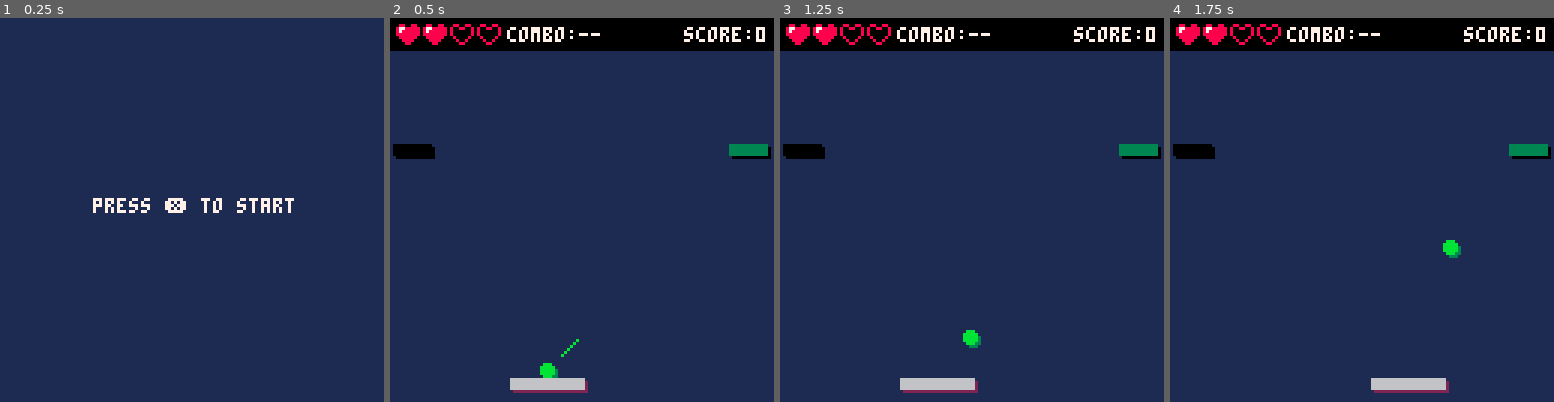
Above: before the commit, frames 1-4 (left to right).
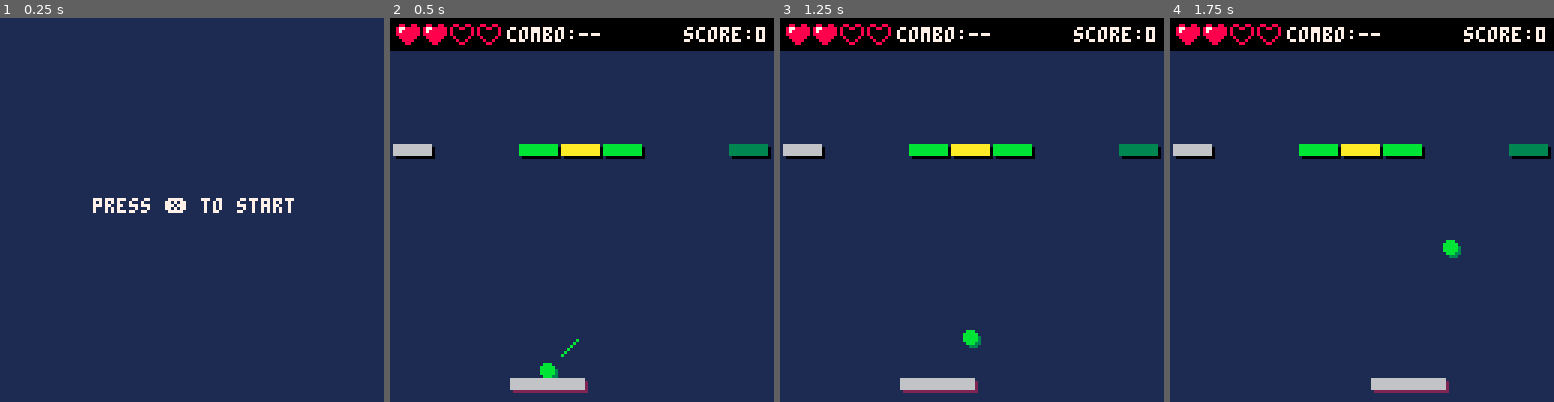
Above: after the commit, the same moments.

Repository: mattmuroya/pico-8
Game: PICO-8 cartridge carts/breakout/breakout.p8
Two runs of this game, one before a commit and one after it. Both use one fixed random seed, a clock stepped at 60 frames per second and the inputs below.
Inputs:
- Up to frame 1 (0.25 s): no input
- Up to frame 2 (0.5 s): tap X (X key) at 0.33 s
- Up to frame 3 (1.25 s): tap X (X key) at 1.07 s
- Up to frame 4 (1.75 s): hold Right from 1.6 s (still down)

Frame 1 is identical in both runs. In frame 2, 1.6% of the frame differs, in the area x 0-67%, y 32-37%; in frame 3, 1.6%; in frame 4, 1.6%.

Commit message:
Refactor `bricks` into 2D array

Diff:
--- a/carts/breakout/breakout.p8
+++ b/carts/breakout/breakout.p8
@@ -8,8 +8,8 @@
     brick_colors = {
         b = 11,
         t = 3,
-        i = 0,
-        -- x (exploding)
+        i = 6,
+        x = 10
         -- p = (powerup)
     }
     levels = {
@@ -19,7 +19,7 @@
             "         ",
             "         ",
             "         ",
-            "i       t",
+            "i  bxb  t",
         },
         -- level 2
         {
@@ -197,29 +197,38 @@
 
     -- collide ball with bricks
     local first_hit = true -- to-do: is this actually doing anything?
-    for brick in all(bricks) do
-        if collide(ball, brick) and first_hit and brick.type ~= " " then
-            -- deflect ball
-            if deflect_x(ball,brick) then ball.dx = -ball.dx
-            else ball.dy = -ball.dy
+    for i = 1, #bricks do
+        for j = 1, #bricks[i] do
+            local brick = bricks[i][j]
+            if collide(ball, brick) and first_hit and brick.type ~= " " then
+                -- deflect ball
+                if deflect_x(ball,brick) then ball.dx = -ball.dx
+                else ball.dy = -ball.dy
+                end
+                first_hit = false
+                sfx(3)
+
+                -- reactions
+                if brick.type == "i" then goto continue end
+                if brick.type == "b" then brick.type = " " end
+                if brick.type == "t" then brick.type = "b" end
+                if brick.type == "x" then
+                    brick.type = " " -- to-do: implement exploding bricks
+                    -- explode neighboring bricks as well
+                    -- bricks[i][j - 1].type = " "
+                    -- bricks[i][j + 1].type = " "
+                end
+
+                -- update multiplier
+                if multiplier == 0 then multiplier = 1
+                elseif multiplier < 8 then multiplier *= 2
+                end
+
+                -- update score
+                score += 10 * (multiplier > 0 and multiplier or 1)
             end
-            first_hit = false
-            sfx(3)
-
-            -- reactions
-            if brick.type == "i" then goto continue end
-            if brick.type == "b" then brick.type = " " end
-            if brick.type == "t" then brick.type = "b" end
-
-            -- update multiplier
-            if multiplier == 0 then multiplier = 1
-            elseif multiplier < 8 then multiplier *= 2
-            end
-
-            -- update score
-            score += 10 * (multiplier > 0 and multiplier or 1)
-        end
-        ::continue::
+            ::continue::
+        end
     end
 
     if level_clear() then
@@ -263,8 +272,9 @@
 function build(level)
     bricks = {}
     for i = 1, #level do
+        add(bricks, {})
         for j = 1, #level[i] do
-            add(bricks, make_brick(
+            add(bricks[i], make_brick(
                 1 + (j - 1) % 9 * 14,
                 18 + (i - 1) * 6,
                 13,
@@ -297,8 +307,11 @@
 end
 
 function level_clear()
-    for brick in all(bricks) do
-        if brick.type ~= " " and brick.type ~= "i" then return false end
+
+    for i = 1, #bricks do
+        for j = 1, #bricks[i] do
+            if bricks[i][j].type ~= " " and bricks[i][j].type ~= "i" then return false end
+        end
     end
     return true
 end
@@ -403,11 +416,14 @@
     local score_str = "score:" .. score
     print(score_str, 126 - #score_str * 4, 3, 7)
 
-    for brick in all(bricks) do
-        if brick.type ~= " " then
-            rectfill(brick.x+1, brick.y+1, brick.x + brick.w, brick.y + brick.h, 0)
-            rectfill(brick.x, brick.y, brick.x + brick.w - 1, brick.y + brick.h - 1,
-                brick_colors[brick.type])
+    for i = 1, #bricks do
+        for j = 1, #bricks[i] do
+            if bricks[i][j].type ~= " " then
+                local brick = bricks[i][j]
+                rectfill(brick.x+1, brick.y+1, brick.x + brick.w, brick.y + brick.h, 0)
+                rectfill(brick.x, brick.y, brick.x + brick.w - 1, brick.y + brick.h - 1,
+                    brick_colors[brick.type])
+            end
         end
     end
 
